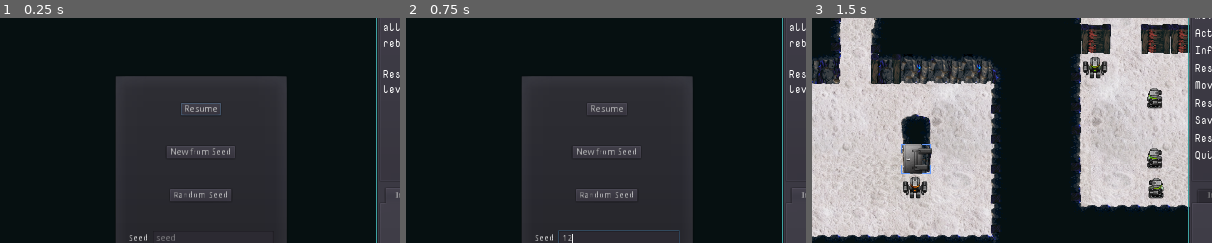
Above: before the commit, frames 1-3 (left to right).
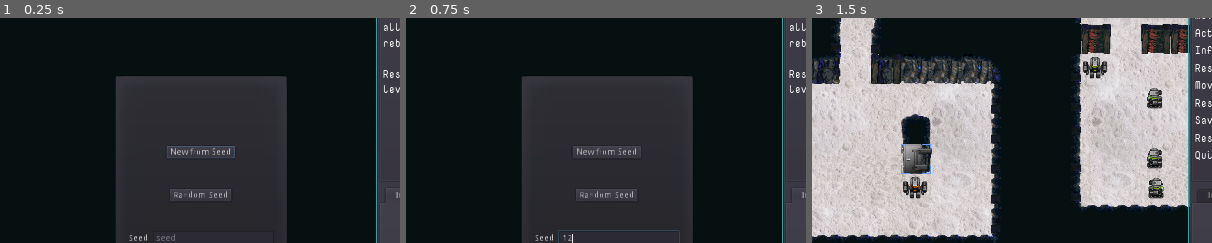
Above: after the commit, the same moments.

Repository: sarrowsmith/quasidroid
Game: Godot game, scene res://Main.tscn
Two runs of this game, one before a commit and one after it. Both use one fixed random seed, a clock stepped at 60 frames per second and the inputs below.
Inputs (mouse positions are % of the whole screen's width and height, from its top left):
- Up to frame 1 (0.25 s): no input
- Up to frame 2 (0.75 s): click (52, 64) at 0.52 s; type "12" at 0.6 s
- Up to frame 3 (1.5 s): click "New from Seed" at 1.25 s
The pictures show only the part of the screen within x 25-75%, y 15-65%; the shares and areas given below are measured in that part.

The runs differ from the first frame. In frame 1, 0.3% of the frame differs, in the area x 41-59%, y 37-63%; in frame 2, 0.2%; in frame 3, nothing differs.

Commit message:
Descoping save/load/restart for 7DRL challenge

Diff:
--- a/Main.tscn
+++ b/Main.tscn
@@ -105,11 +105,12 @@
 [node name="CenterContainer" type="CenterContainer" parent="View/Panel/Split/UpperPanel/Menu"]
 margin_top = 27.0
 margin_right = 338.0
-margin_bottom = 83.0
+margin_bottom = 124.0
 size_flags_horizontal = 3
 size_flags_vertical = 3
 
 [node name="Save" parent="View/Panel/Split/UpperPanel/Menu" instance=ExtResource( 6 )]
+visible = false
 margin_top = 87.0
 margin_right = 338.0
 margin_bottom = 144.0
@@ -122,31 +123,32 @@
 text = "Save"
 
 [node name="Restart" parent="View/Panel/Split/UpperPanel/Menu" instance=ExtResource( 6 )]
-margin_top = 148.0
-margin_right = 338.0
-margin_bottom = 205.0
+visible = false
+margin_top = 103.0
+margin_right = 338.0
+margin_bottom = 175.0
 
 [node name="Button" parent="View/Panel/Split/UpperPanel/Menu/Restart" index="0"]
 margin_left = 140.0
-margin_top = 18.0
+margin_top = 26.0
 margin_right = 197.0
-margin_bottom = 38.0
+margin_bottom = 46.0
 text = "Restart"
 
 [node name="Quit" parent="View/Panel/Split/UpperPanel/Menu" instance=ExtResource( 6 )]
-margin_top = 209.0
-margin_right = 338.0
-margin_bottom = 266.0
+margin_top = 128.0
+margin_right = 338.0
+margin_bottom = 225.0
 
 [node name="Button" parent="View/Panel/Split/UpperPanel/Menu/Quit" index="0"]
 margin_left = 149.0
-margin_top = 18.0
+margin_top = 38.0
 margin_right = 189.0
-margin_bottom = 38.0
+margin_bottom = 58.0
 text = "Quit"
 
 [node name="CenterContainer2" type="CenterContainer" parent="View/Panel/Split/UpperPanel/Menu"]
-margin_top = 270.0
+margin_top = 229.0
 margin_right = 338.0
 margin_bottom = 327.0
 size_flags_horizontal = 3
@@ -530,6 +532,7 @@
 [node name="CenterContainer" parent="Start/VBoxContainer" instance=ExtResource( 6 )]
 
 [node name="Button" parent="Start/VBoxContainer/CenterContainer" index="0"]
+visible = false
 margin_left = 84.0
 margin_right = 148.0
 text = "Resume"
--- a/robots/Player.gd
+++ b/robots/Player.gd
@@ -12,8 +12,8 @@
 	is_player = true
 	base = "0"
 	stats = Stats.new()
-	for w in ["Plasma", "Laser", "Dual"]:
-		stats.equipment.weapons.append(w)
+	stats.equipment.weapons.append("Plasma")
+	add_to_group("player")
 
 
 func _process(delta):
--- a/robots/Rogue.gd
+++ b/robots/Rogue.gd
@@ -4,11 +4,12 @@
 func _ready():
 	weapons = $Weapons
 	state = DONE
+	add_to_group("rogue")
 
 
 func turn():
 	.turn()
-	# AI goes here
+	# AI goes here, asynchronously
 	state = DONE
 
 
